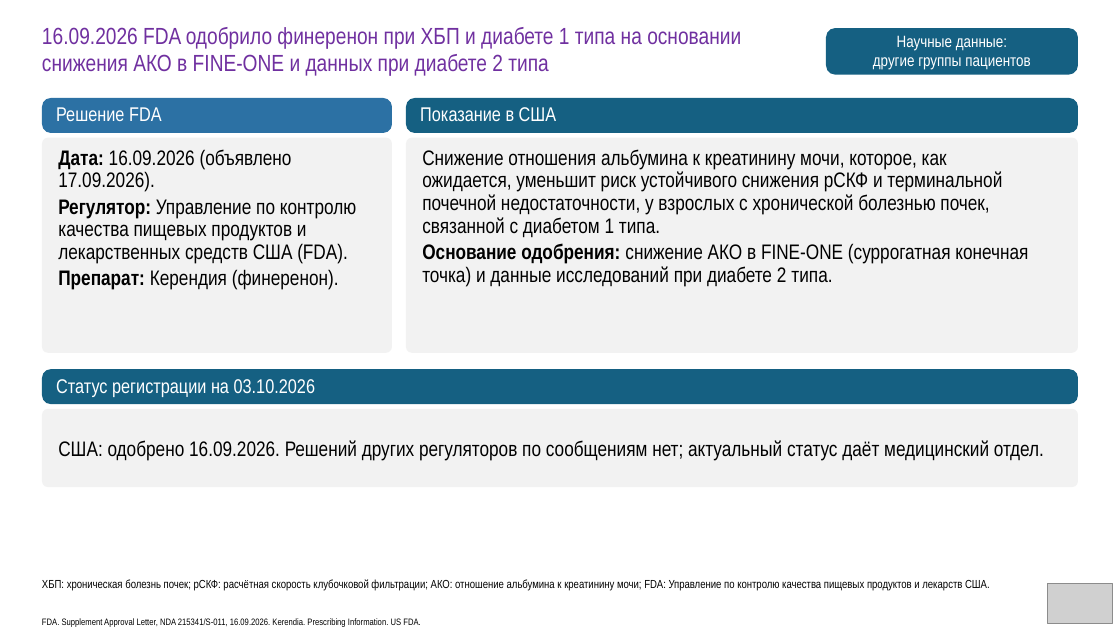
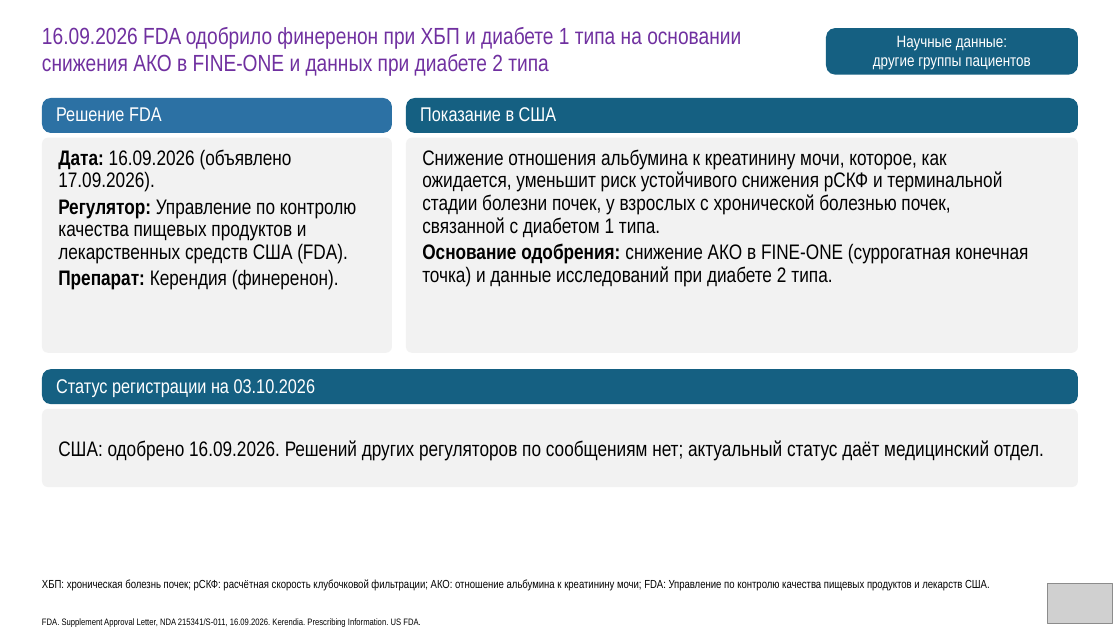
Before and after one commit to drabdulbosit1-eng/my-test-cloud, a slide deck: slide 50 of finerenone/Finerenone_promo_53.pptx. Drawn at 1120x630 pixels with LibreOffice and Linux fonts; fonts in the diff are those of the drawing; grey boxes stand for pictures. Boxes give left, top, right and bottom in pixels: in the first picture for what was removed or moved away, otherwise in the second. Text is boxed around its words. In the diff, an @@ line names an element or a change of style, - is before the commit and + after.

```diff
--- a/finerenone/Finerenone_promo_53.pptx
+++ b/finerenone/Finerenone_promo_53.pptx
@@ text at (422,149,1002,238): text changed @@
-Снижение отношения альбумина к креатинину мочи, которое, как ожидается, уменьшит риск устойчивого снижения рСКФ и терминальной почечной недостаточности, у взрослых с хронической болезнью почек, связанной с диабетом 1 типа.
+Снижение отношения альбумина к креатинину мочи, которое, как ожидается, уменьшит риск устойчивого снижения рСКФ и терминальной стадии болезни почек, у взрослых с хронической болезнью почек, связанной с диабетом 1 типа.
```
Also in this commit, not shown: 26 other slides changed, 8 other files.
